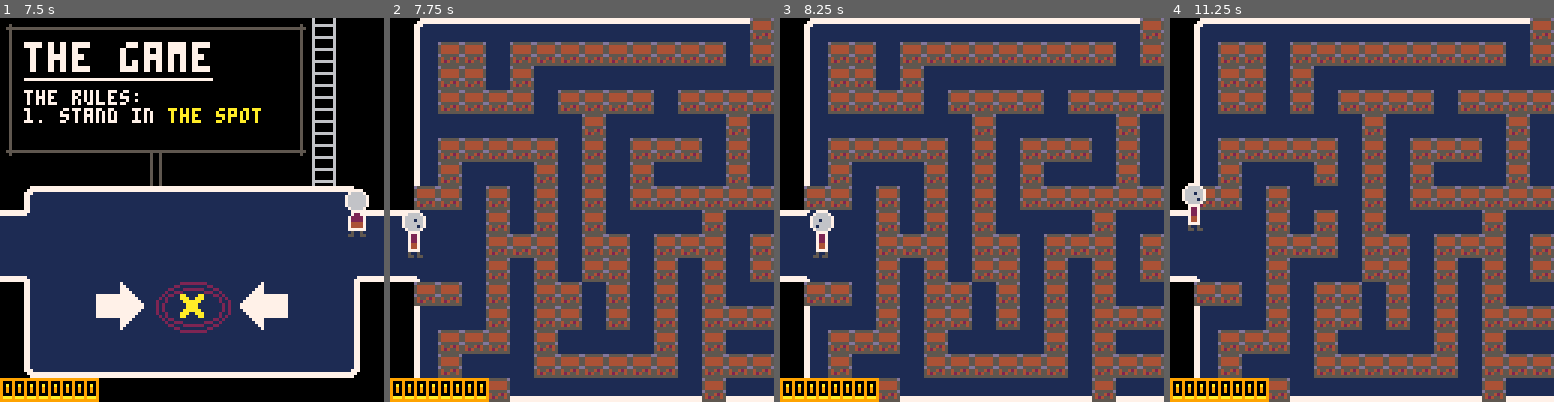
Above: before the commit, frames 1-4 (left to right).
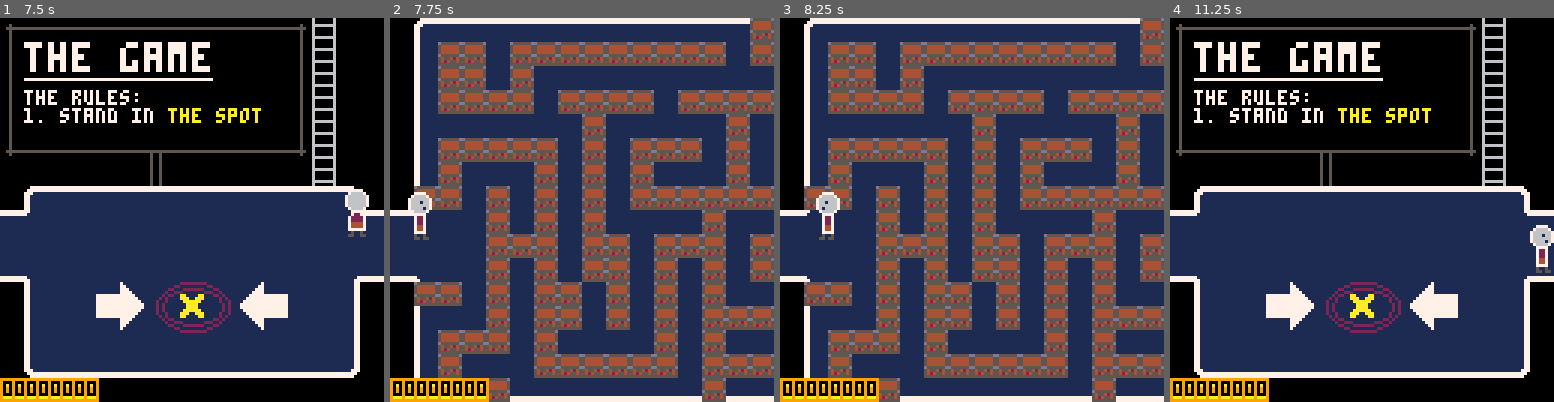
Above: after the commit, the same moments.

Repository: GiovanH/Pico8_Dev
Game: PICO-8 cartridge standgame.p8
Same seed, same stepped clock (60 frames per second), same inputs: the game is played once before the commit and once after it.
Inputs (mouse positions are in pixels of both pictures, inside the frame that each line leads up to):
- Up to frame 1 (7.5 s): tap X (X key) at 0.33, 1.07, 1.85, 2.97, 4.08, 5.2, 6.32, 7.43 s; click (280, 121) at 0.67 s; tap O (Z key) at 0.7, 1.7, 2.1, 2.5, 2.9, 3.3, 3.7, 4.1, 4.5, 4.9, 5.3, 5.7, 6.1, 6.5, 6.9, 7.3 s; click (46, 267) at 1.22 s; hold Right 1.6-2.1 s; click (107, 114) at 1.77 s; hold Up 2.15-2.42 s; click (172, 259) at 2.32 s; hold Right 2.47-3.03 s; click (234, 106) at 2.87 s; hold Left 3.08-3.58 s; click (295, 256) at 3.42 s; hold Down 3.63-3.97 s; click (61, 102) at 3.97 s; hold Right 4.02-4.68 s; click (122, 248) at 4.52 s; hold Up 4.73-5.03 s; click (184, 94) at 5.07 s; hold Left 5.08-5.68 s; click (249, 244) at 5.62 s; hold Down 5.73-6.03 s; hold Right 6.08-6.58 s; click (311, 90) at 6.17 s; hold Right 6.63-7.13 s; click (76, 236) at 6.72 s; hold Up 7.18-7.45 s; click (138, 83) at 7.27 s
- Up to frame 2 (7.75 s): hold Right from 7.5 s (still down); tap O (Z key) at 7.7 s
- Up to frame 3 (8.25 s): click (979, 229) at 7.82 s; release Right at 8.07 s; tap O (Z key) at 8.1 s; hold Left from 8.12 s (still down)
- Up to frame 4 (11.25 s): click (1434, 79) at 8.37 s; tap O (Z key) every 0.4 s from 8.5 to 10.9 s; tap X (X key) at 8.55, 9.67, 10.78 s; release Left at 8.62 s; hold Down 8.67-9 s; click (1496, 225) at 8.92 s; hold Right 9.05-9.72 s; click (1258, 71) at 9.47 s; hold Up 9.77-10.07 s; click (1323, 217) at 10.02 s; hold Left 10.12-10.72 s; click (1385, 64) at 10.57 s; hold Down 10.77-11.07 s; click (1450, 213) at 11.12 s; hold Right from 11.12 s (still down)

Frame 1 is identical in both runs. In frame 2, 0.8% of the frame differs, in the area x 3-11%, y 45-63%; in frame 3, 0.8%; in frame 4, 73%, in the area x 1-100%, y 0-100%.

Commit message:
Trigger exits with relative positioning; dynamic box stuck checks. Fix global player

Diff:
--- a/standgame.p8
+++ b/standgame.p8
@@ -944,12 +944,13 @@
 end
 function t_trigger:hittrigger(p)
  if (p.justtriggered) return
- if self.deststate then
-  change_room(self.dest, self.deststate.pos)
-  next_room:schedule(0, function() o_player.facing = self.deststate.facing end)
- else
-  change_room(self.dest)
- end
+ local deststate = self.deststate or {}
+ if (deststate.rel_pos) deststate.pos = p.pos + deststate.rel_pos
+ change_room(self.dest)
+ next_room:schedule(0, function()
+   o_player.pos = deststate.pos or o_player.pos
+   o_player.facing = deststate.facing or o_player.facing
+  end)
  o_player.cooldown = 1
 -- cur_room:update()  -- align camera
 end
@@ -1124,10 +1125,14 @@
  self.camfocus = self.startpos
  stage.init(self)
  -- stage.init(room)
- o_player = self:add(t_player(startpos or self.startpos))
+ self.o_player = self:add(t_player(startpos or self.startpos))
  self:add(scoreui)
  -- self:add(choicer)
  self:add(dialoger)
+end
+function room:update()
+ o_player = self.o_player
+ stage.update(self)
 end
 function room:draw()
  local map_x, map_y = self.map_origin:unpack()
@@ -1237,8 +1242,12 @@
   mob.update(self)
  end
 
- self:add(t_trigger(vec8(0, 8), vec8(0.5, 3), r_closet))
- self:add(t_trigger(vec8(15.5, 8), vec8(0.5, 3), r_maze))
+ self:add(t_trigger(vec8(0, 8), vec8(0.5, 3), r_closet, {
+    rel_pos=vec8(14.5,0)
+   }))
+ self:add(t_trigger(vec8(15.5, 8), vec8(0.5, 3), r_maze, {
+    rel_pos=vec8(-14.5,0)
+   }))
  self:add(t_trigger(vec8(13, 0), vec8(1, 1), r_street))
 
 end
@@ -1250,7 +1259,7 @@
 function r_closet:init(v)
  room.init(self, v)
  self:add(t_trigger(vec8(15.5, 8), vec8(0.5, 3), r_thegame, {
-    pos=vec8(0.5, 10)
+    rel_pos=vec8(-14.5,0)
    }))
 
  local junktiles = {49, 35, 36, 37, 51, 52, 53}
@@ -1292,13 +1301,13 @@
   mob.update(self)
  end
  function o_pushcrate:interact(p)
-  local stuck = false
-  for stuckpos in all(split(
-    "0,7|0,14|14,7|14,14|4,8|5,7|11,8|10,9|7,9|8,7"
-    , "|")) do
-   if (self.pos == vec8(unpack(split(stuckpos)))) stuck = true; break
-  end
-  if (stuck) return t_sign.interact(self, p, "it's stuck.")
+  local stuck = 4
+  for __, dirvec in pairs(facemap_move) do
+   printh(dirvec)
+   local mvec = dirvec + self.pos:__div(8):floor() + self.stage.map_origin
+   stuck -= band(fget(mget(mvec:unpack())), 0b1)
+  end
+  if (stuck >= 2) return t_sign.interact(self, p, "it's stuck.")
   self:push(p, p.facing)  -- else
  end
  function o_pushcrate:push(p, facing)
@@ -1324,7 +1333,7 @@
 
  function newcloud(xpos)
   local cloud = self:add(sprparticle(072, vec(2,1),
-    vec8(xpos, rndr(0,2.5)),
+    vec8(xpos, rndr(-0.5,2)),
     vec(rndr(.1, .4), 0),
     vec_zero,
     (256/0.1)
@@ -1402,7 +1411,7 @@
 function r_maze:init(v)
  room.init(self, v)
  self:add(t_trigger(vec8(0, 8), vec8(0.5, 3), r_thegame, {
-    pos=vec8(15, 10)
+    rel_pos=vec8(14.5,0)
    }))
 
  local megablock = mob:extend{
@@ -1542,9 +1551,10 @@
  if next_room then
   cur_room, next_room = next_room, nil
   if debug then
-   dbg.watch(cur_room, "room")
-   dbg.watch(cur_room._tasks, "tasks")
-   dbg.watch(cur_room.objects, "objects")
+   printh("new watch")
+   -- dbg.watch(cur_room, "room")
+   -- -- dbg.watch(cur_room._tasks, "tasks")
+   -- dbg.watch(cur_room.objects, "objects")
    dbg.watch(o_player, "player")
   end
  end
